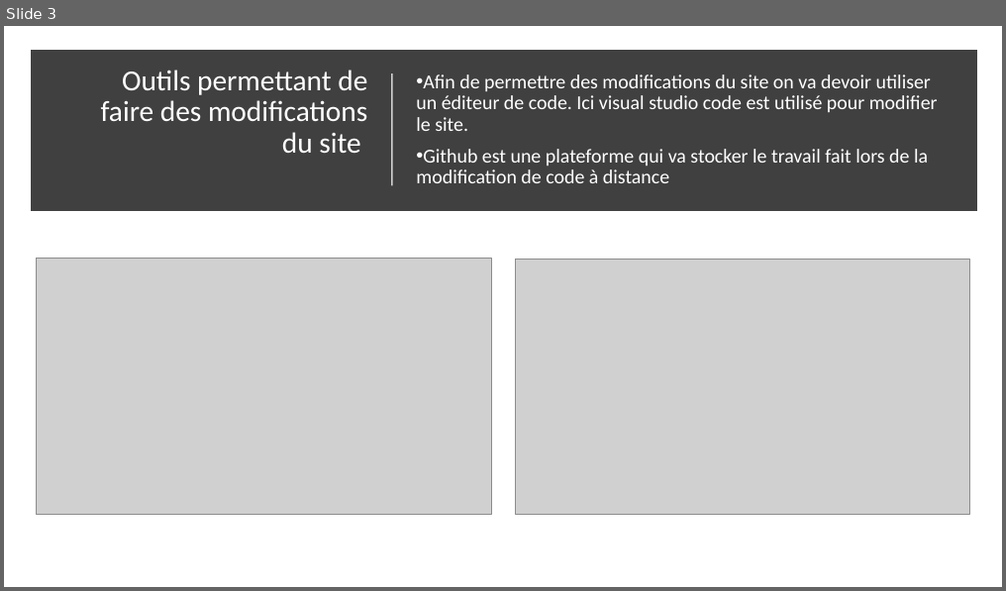
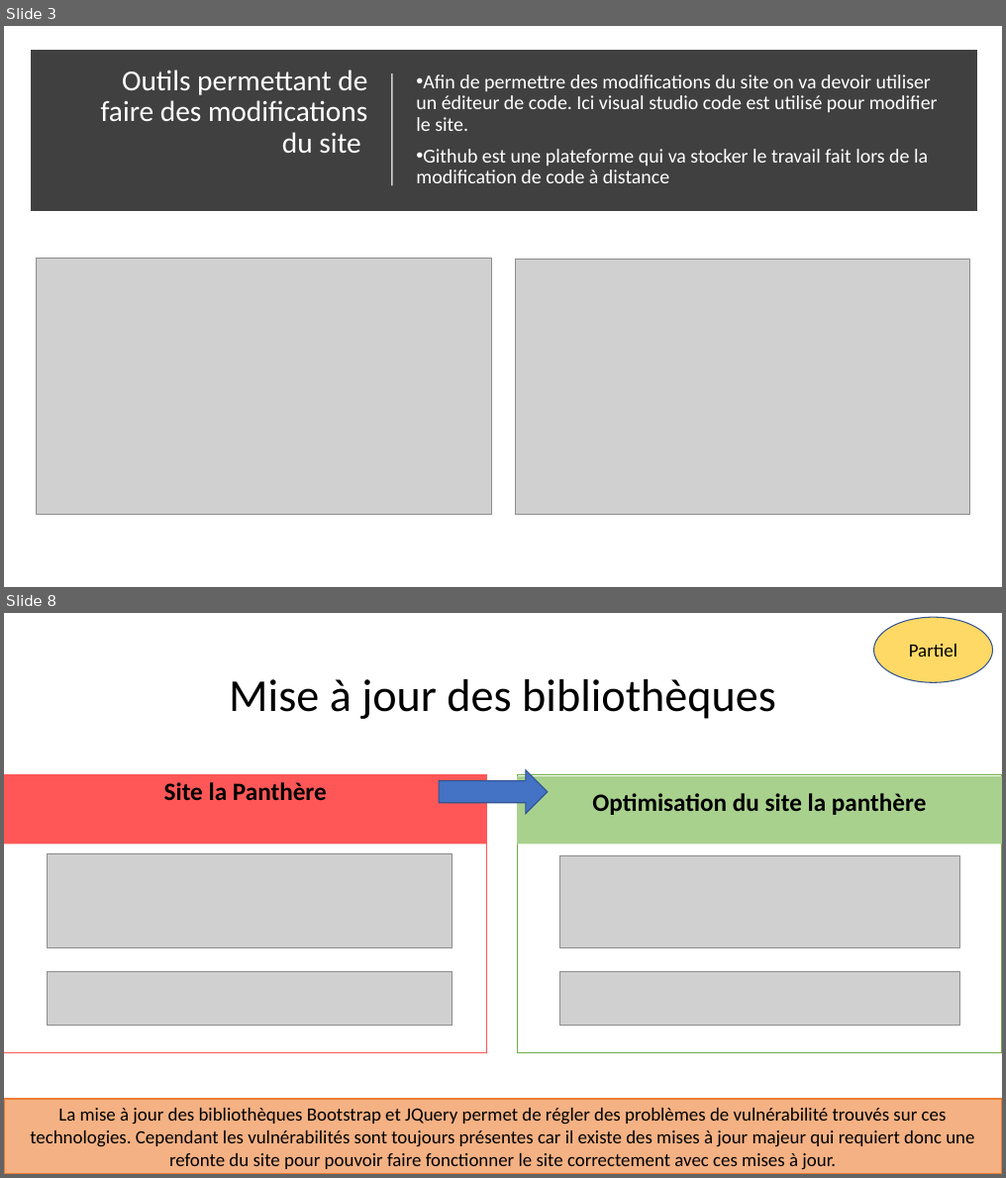
Before and after one commit to LimDavid458/la-panthere-optimise, a slide deck: rapport-seo.pptx. Shown one above the other, each under a label of ours: slide 3 before the commit, slides 3 and 8 after it; the slides between them are not shown. The pictures are 1006x591 and 1006x1178 pixels, drawn with LibreOffice and Linux fonts; fonts in the diff are those of the drawing; grey boxes stand for pictures. Boxes give left, top, right and bottom in pixels: in the first picture for what was removed or moved away, otherwise in the second. Text is boxed around its words. In the diff, an @@ line names an element or a change of style, - is before the commit and + after.

```diff
--- a/rapport-seo.pptx
+++ b/rapport-seo.pptx
@@ slide 8 added at (4, 613, 1002, 1174), background #FFFFFF @@
@@ ellipse added at (874, 618, 993, 682), fill #FFD966, outline #325491 1 pt, 18 pt, text #000000 @@
+Partiel
@@ title added at (229, 679, 776, 719), 44 pt, text #000000 @@
+Mise à jour des bibliothèques
@@ rectangle added at (4, 774, 487, 1053), fill #FFFFFF, outline #FF5757 1 pt @@
@@ text added at (4, 774, 487, 844), fill #FF5757, 24 pt, text #000000, bold @@
+Site la Panthère
@@ right arrow added at (439, 770, 548, 814), fill #4472C4, outline #325491 1 pt @@
@@ text added at (517, 777, 1002, 845), fill #A9D18E, 24 pt, text #000000, bold @@
+Optimisation du site la panthère
@@ rectangle added at (518, 774, 1002, 1053), fill #FFFFFF, outline #70AD47 1 pt @@
@@ picture added at (47, 854, 452, 949) @@
@@ picture added at (559, 857, 959, 949) @@
@@ picture added at (47, 972, 452, 1026) @@
@@ picture added at (560, 972, 959, 1026) @@
@@ rectangle added at (4, 1099, 1002, 1174), fill #F4B183, outline #ED7D31 1 pt, 18 pt, text #000000 @@
+La mise à jour des bibliothèques Bootstrap et JQuery permet de régler des problèmes de vulnérabilité trouvés sur ces technologies. Cependant les vulnérabilités sont toujours présentes car il existe des mises à jour majeur qui requiert donc une refonte du site pour pouvoir faire fonctionner le site correctement avec ces mises à jour.
```
Also in this commit, not shown: 3 slides changed, 4 other slides added, 5 other files.
